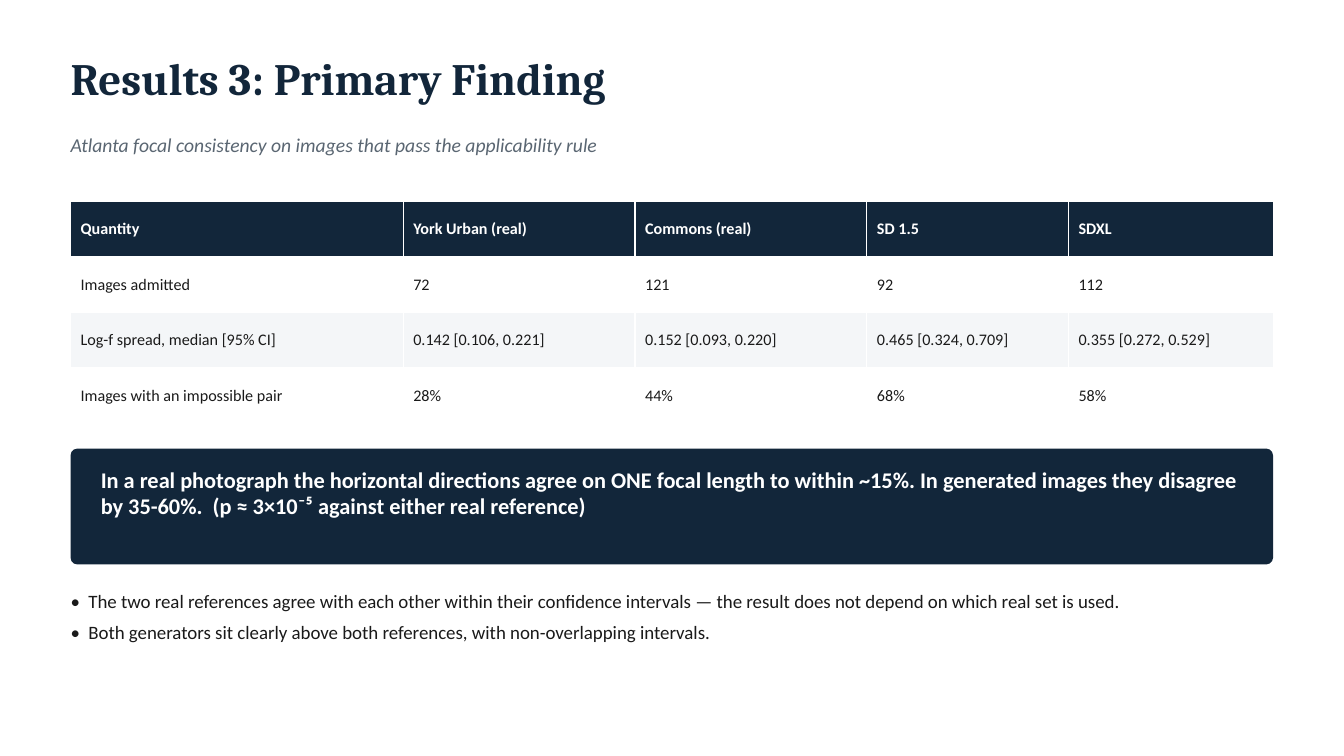
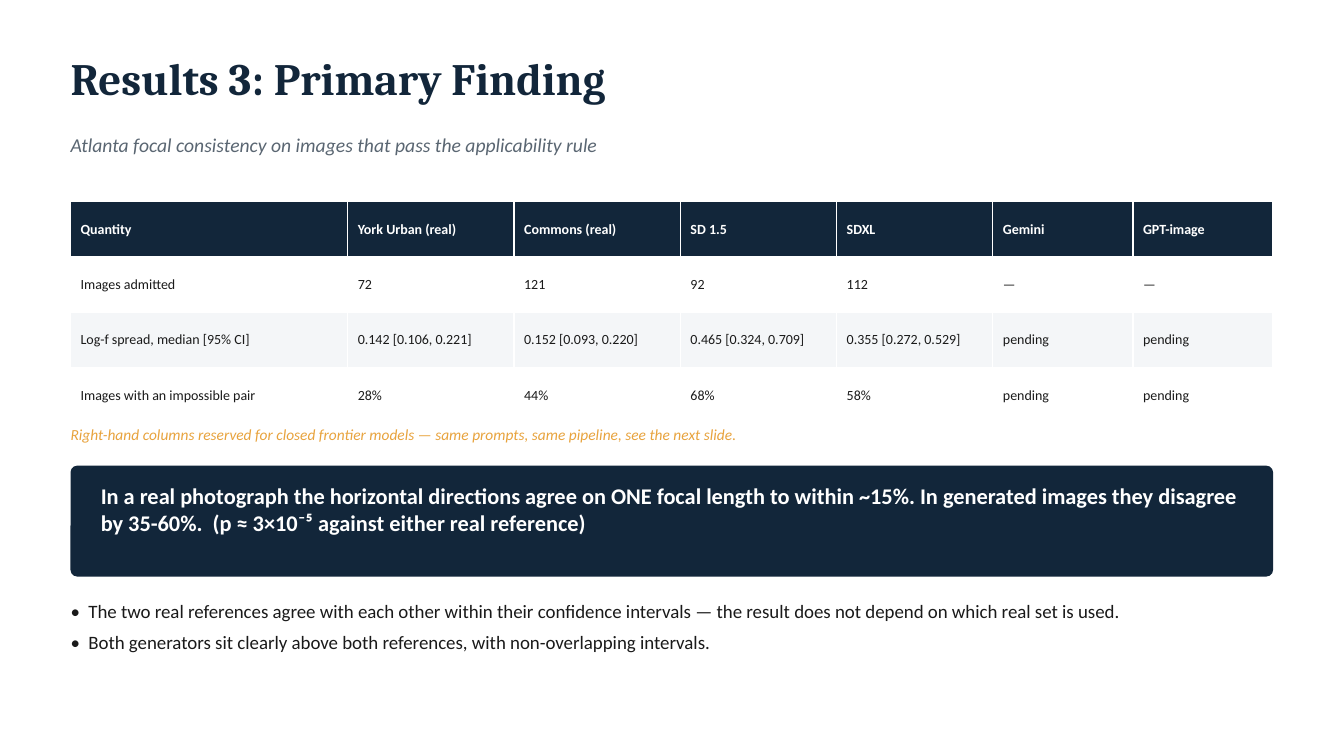
Before and after one commit to eesha5/vanishing-truth, a slide deck: slide 13 of docs/report/CA3_Presentation_Geometric_Consistency.pptx. Drawn at 1344x756 pixels with LibreOffice and Linux fonts; fonts in the diff are those of the drawing. Boxes give left, top, right and bottom in pixels: in the first picture for what was removed or moved away, otherwise in the second. Text is boxed around its words. In the diff, an @@ line names an element or a change of style, - is before the commit and + after.

Commit message:
Reserve frontier-model slots: columns in the primary results table, report section 5.4.1, dedicated PPT slide

```diff
--- a/docs/report/CA3_Presentation_Geometric_Consistency.pptx
+++ b/docs/report/CA3_Presentation_Geometric_Consistency.pptx
@@ table at bbox=[71, 202, 1273, 423] @@
+column 6: Gemini | — | pending | pending
+column 7: GPT-image | — | pending | pending
@@ text added at bbox=[71, 429, 736, 443], 11 pt, text #E8A33D, italic @@
+Right-hand columns reserved for closed frontier models — same prompts, same pipeline, see the next slide.
@@ rounded rectangle: place and size @@
-rounded rectangle at bbox=[71, 449, 1273, 565]
+rounded rectangle at bbox=[71, 466, 1273, 577]
@@ text "In a real photograph the ...": place and size @@
-text "In a real photograph the ..." at bbox=[101, 472, 1236, 518]
+text "In a real photograph the ..." at bbox=[101, 488, 1236, 535]
@@ text "• The two real references ...": place and size @@
-text "• The two real references ..." at bbox=[88, 595, 1119, 643]
+text "• The two real references ..." at bbox=[88, 605, 1119, 653]
```
Also in this commit, not shown: 1 other slide changed, 1 slide added, 4 other files.
